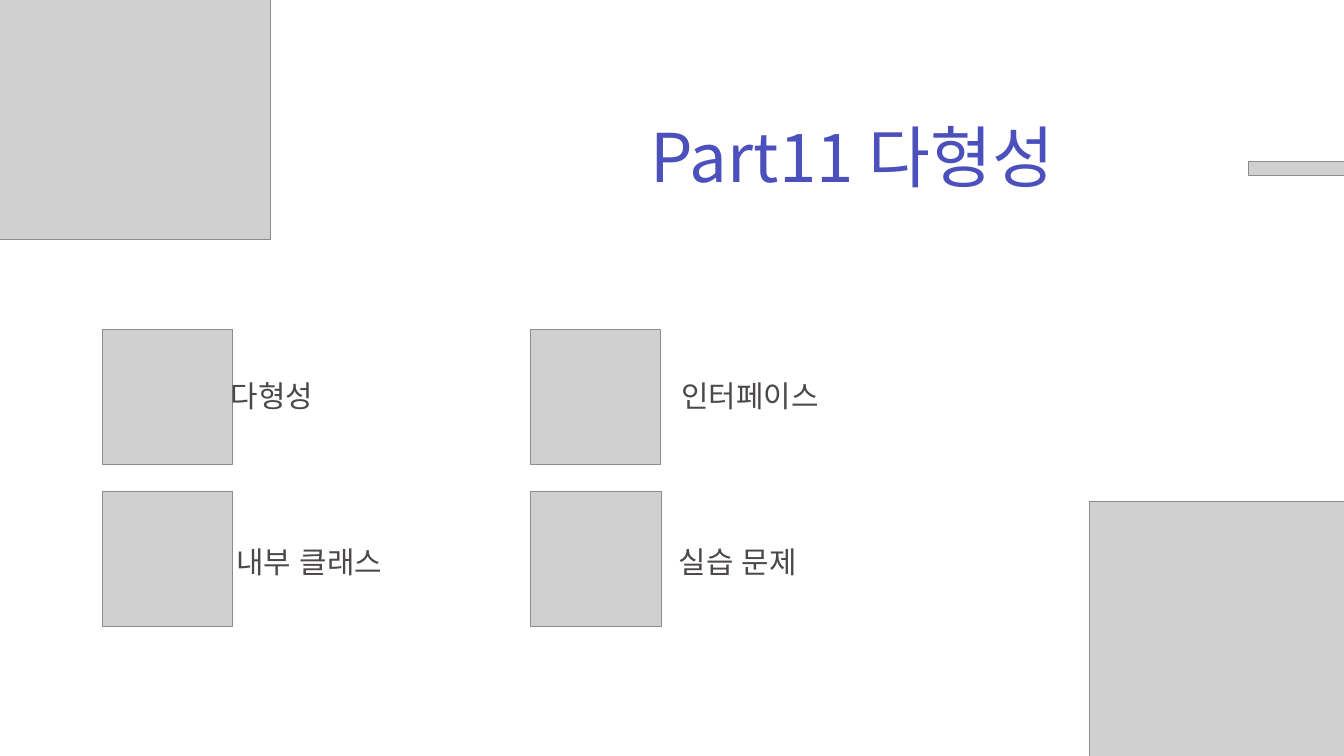
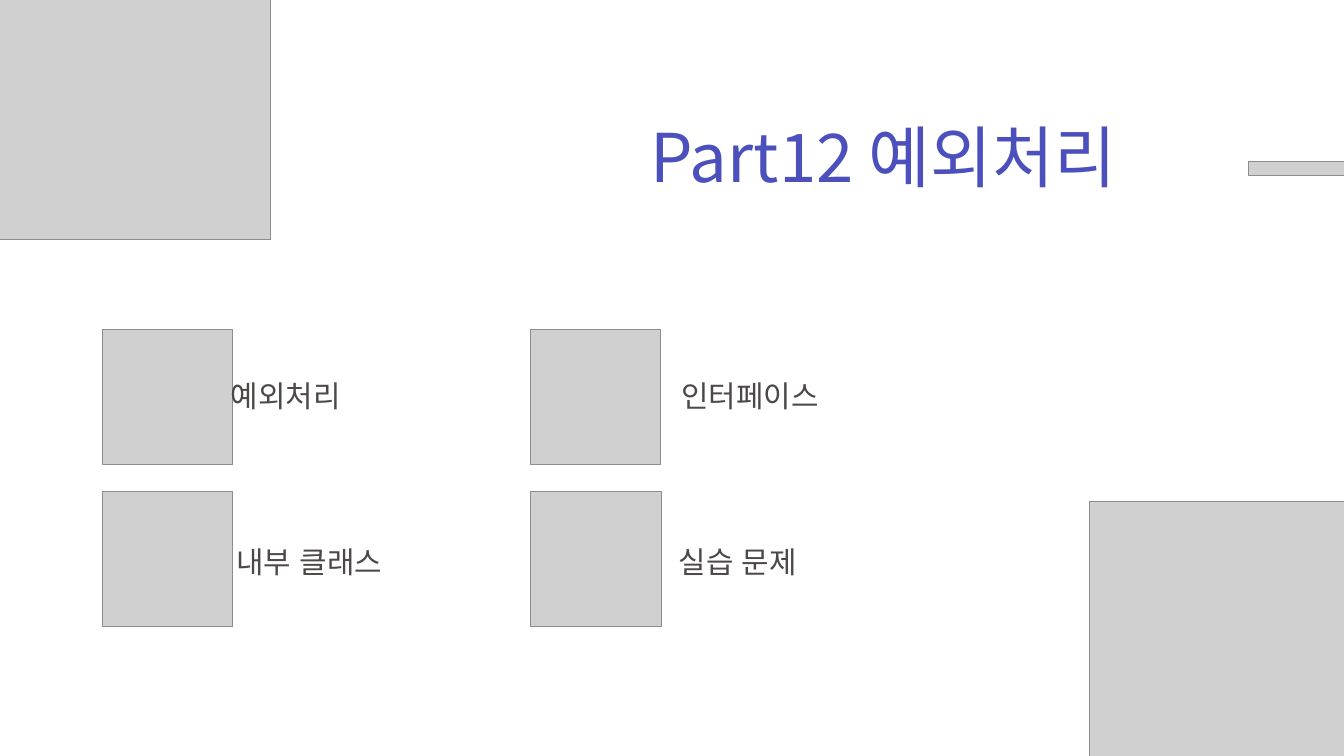
Before and after one commit to zest132/JavaLecture, a slide deck: slide 2 of JavaLecture/LectureFile/java 12강 예외처리.pptx. Drawn at 1344x756 pixels with LibreOffice and Linux fonts; fonts in the diff are those of the drawing; grey boxes stand for pictures. Boxes give left, top, right and bottom in pixels: in the first picture for what was removed or moved away, otherwise in the second. Text is boxed around its words. In the diff, an @@ line names an element or a change of style, - is before the commit and + after.

```diff
--- a/JavaLecture/LectureFile/java 12강 예외처리.pptx
+++ b/JavaLecture/LectureFile/java 12강 예외처리.pptx
@@ text at bbox=[651, 126, 1116, 188]: text changed @@
-Part11 다형성
+Part12 예외처리
@@ text at bbox=[231, 377, 341, 415]: text changed @@
-다형성
+예외처리
```
Also in this commit, not shown: 6 slides added, 5 slides removed, 2 other files.
